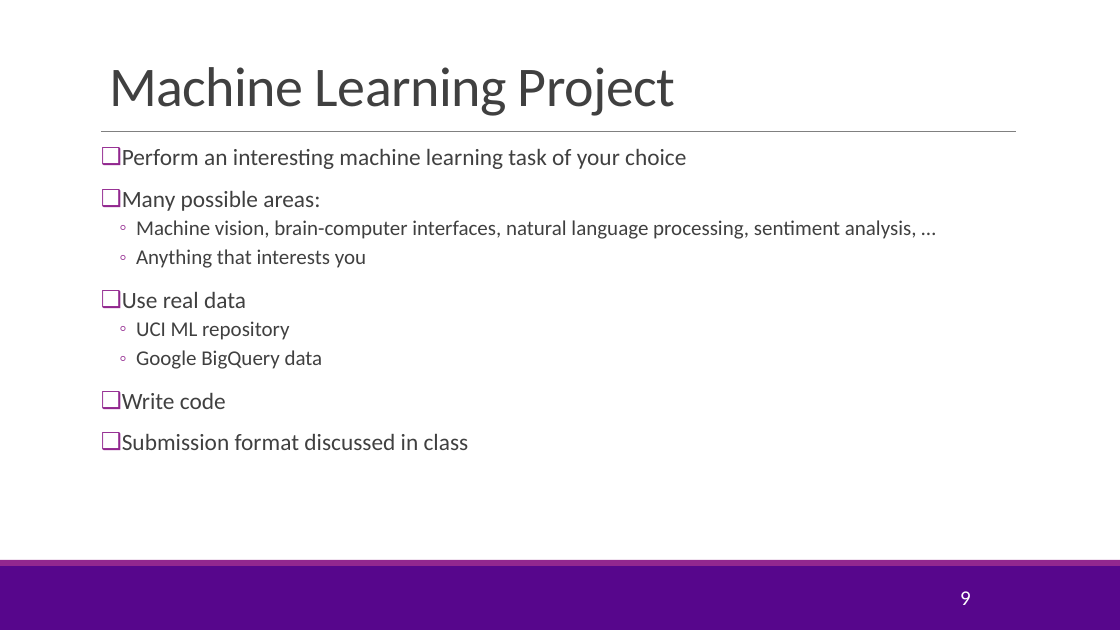
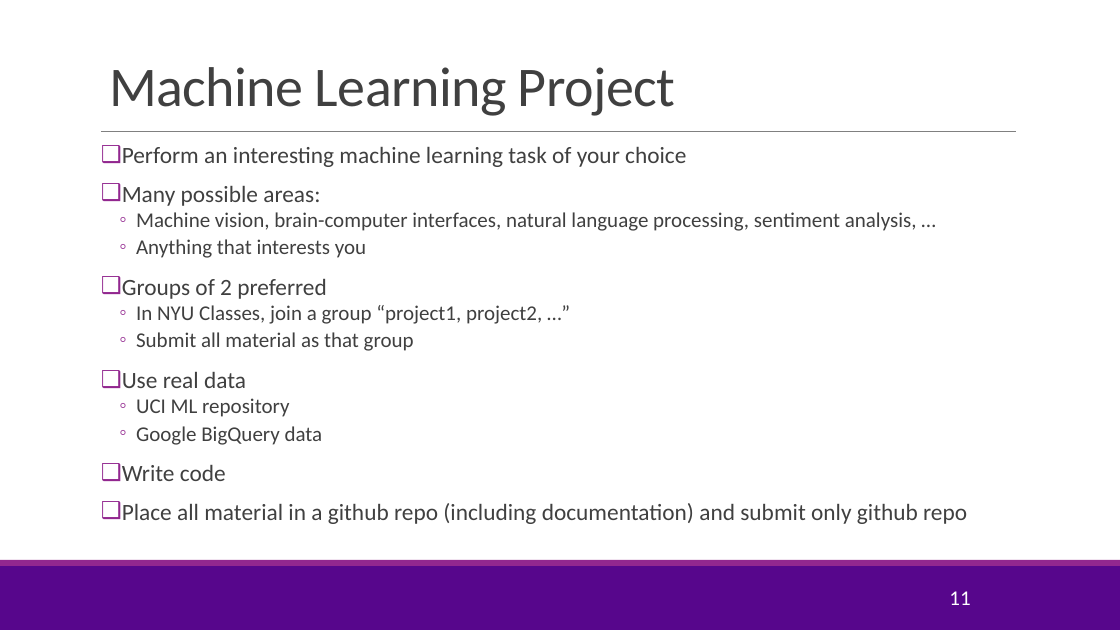
Before and after one commit to joshzzl/introml, a slide deck: slide 11 of lectures/CourseAdmin.pptx (slide 9 before the commit). Drawn at 1120x630 pixels with LibreOffice and Linux fonts; fonts in the diff are those of the drawing; background and template pictures are left out. Boxes give left, top, right and bottom in pixels: in the first picture for what was removed or moved away, otherwise in the second. Text is boxed around its words. In the diff, an @@ line names an element or a change of style, - is before the commit and + after.

```diff
--- a/lectures/CourseAdmin.pptx
+++ b/lectures/CourseAdmin.pptx
@@ text at box(122, 147, 917, 481): line spacing 0.9 to 0.8 @@
@@ text at box(122, 279, 542, 351): paragraphs added @@
+❑ Groups of 2 preferred
+  ◦ In NYU Classes, join a group “project1, project2, …”
+  ◦ Submit all material as that group
@@ text at box(122, 503, 967, 524): text changed @@
-❑ Submission format discussed in class
+❑ Place all material in a github repo (including documentation) and submit only github repo
@@ page number at box(949, 591, 970, 605): text changed @@
-9
+11
```
Also in this commit, not shown: 2 other slides changed, 3 slides added, 3 other files.
